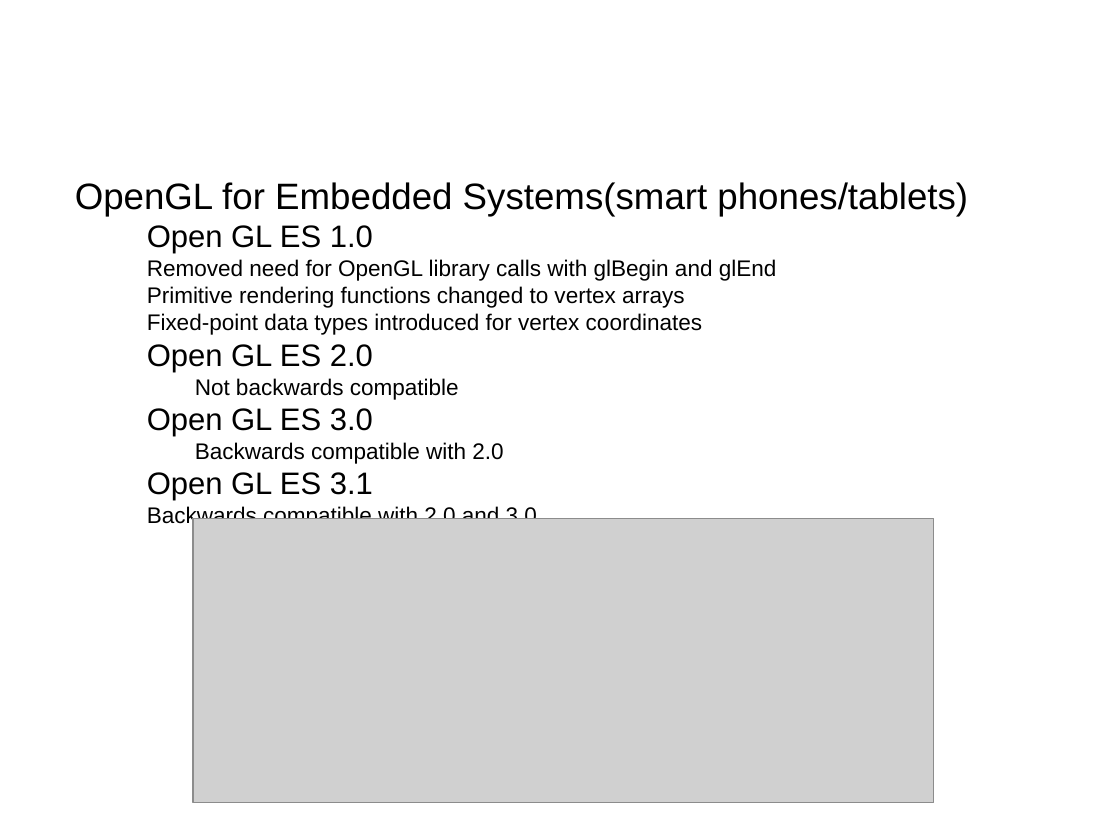
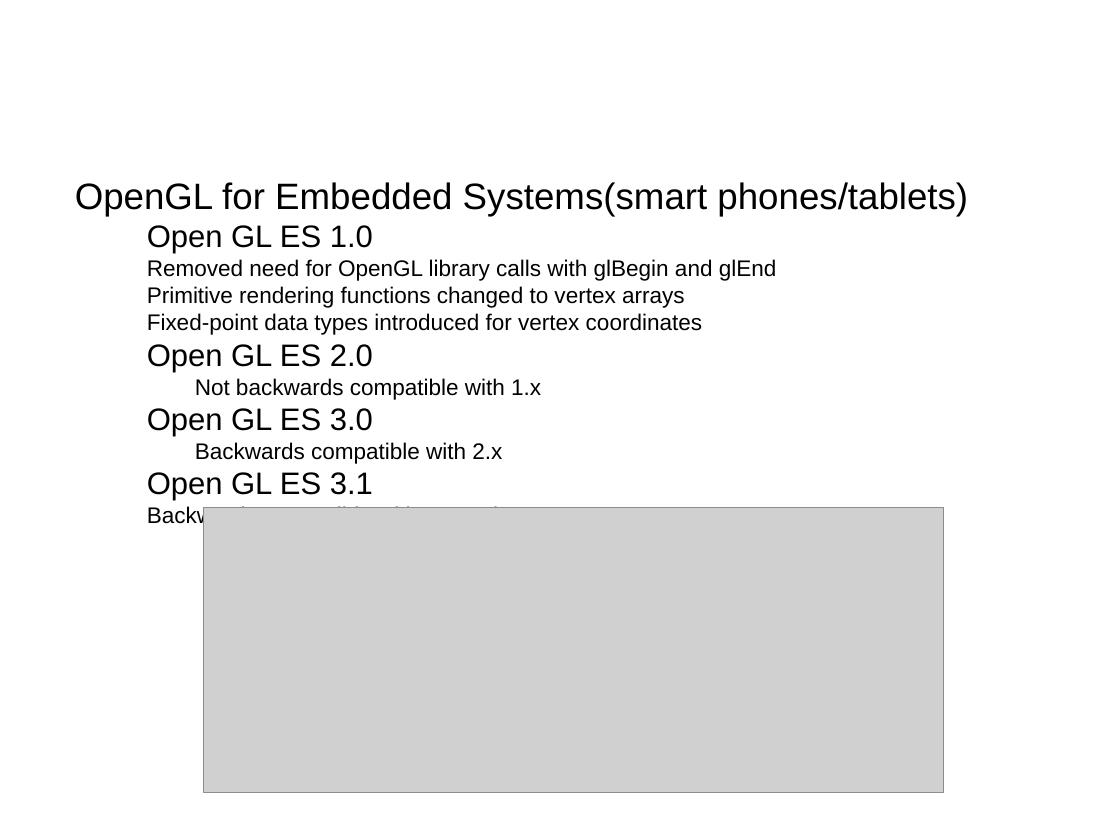
Before and after one commit to VMorsaint/COSC3P97Seminar, a slide deck: slide 4 of slideshow.odp. Drawn at 1120x840 pixels with LibreOffice and Linux fonts; fonts in the diff are those of the drawing; grey boxes stand for pictures; background and template pictures are left out. Boxes give left, top, right and bottom in pixels: in the first picture for what was removed or moved away, otherwise in the second. Text is boxed around its words. In the diff, an @@ line names an element or a change of style, - is before the commit and + after.

```diff
--- a/slideshow.odp
+++ b/slideshow.odp
@@ text at [195, 378, 541, 400]: text changed @@
-    − Not backwards compatible
+    − Not backwards compatible with 1.x
@@ text at [195, 442, 502, 464]: text changed @@
-    − Backwards compatible with 2.0
+    − Backwards compatible with 2.x
@@ picture: place and size @@
-picture at [193, 518, 934, 803]
+picture at [203, 508, 944, 793]
@@ text at [263, 505, 535, 508]: text changed @@
-  − Backwards compatible with 2.0 and 3.0
+  − Backwards compatible with 2.x and 3.0
```
Also in this commit, not shown: 10 other slides changed, 3 slides added.
